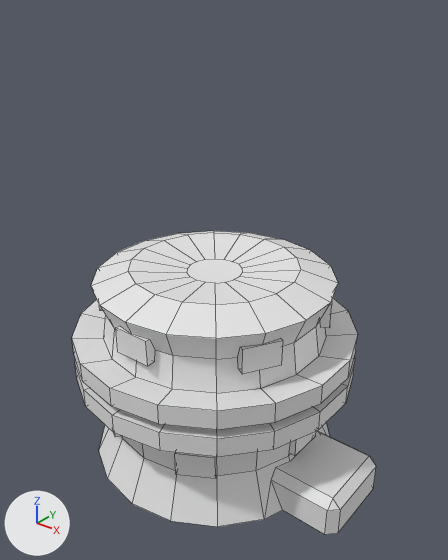
The FBX model Assets/Meshes/base.fbx: old version first, new version second.
Both versions are drawn from a camera (50 mm lens) standing at (0.957, -1.176, 1.298) and looking at (0.031, -0.02, 0.581). Arrows for +X, +Y and +Z are at lower left; the lights stay in place. Mesh edges are drawn as thin lines.

Before the edit, the objects in view are built like this:
```python
me_cube_002 = bpy.data.meshes.new('Cube.002')
me_cube_002.from_pydata(...)  # 384 vertices, 315 faces; spans x -0.405..0.466, y -0.395..0.395, z 0.024..0.606
ob_base = bpy.data.objects.new('Base', me_cube_002)
ob_base.location = (0.0, 0.0, 0.0)
```
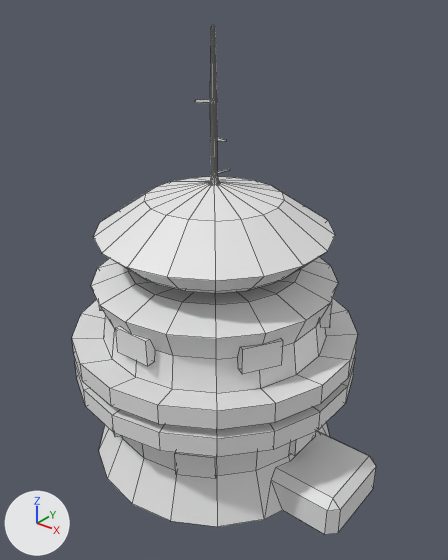
Changed parts and their boxes (x1, y1, x2, y2) in the pictures (448 x 560 px):
'Base', reshaped (68% taller)
    before: (72, 231, 376, 534)
    after: (72, 25, 376, 534)
part 1 of me_cube_002, built on
    before: (187, 259, 243, 283)
    after: (93, 25, 335, 294)

The change, as a list of edits to the scene's bpy script:
```text
Change me_cube_002:
    used by ob_base; location = (0.0, 0.0, 0.0)
    remove me_cube_002.from_pydata(...)  # 384 vertices, 315 faces; spans x -0.405..0.466, y -0.395..0.395, z 0.024..0.606
    add me_cube_002.from_pydata(...)  # 684 vertices, 615 faces; spans x -0.405..0.466, y -0.395..0.395, z 0.024..1.202
    me_cube_002 part 1
    1 face is deleted
    210 vertices are added at x -0.324..0.291, y -0.312..0.312, z 0.63..1.202
    18 new vertices lie (0.0, 0.0, 0.043) away from vertices in x -0.092..0.059, y -0.077..0.077, z 0.587
    36 new vertices lie (0.0, 0.0, 0.008) away from vertices in x -0.024..-0.009, y -0.008..0.008, z 0.941..1.03
    18 new vertices lie (0.0, 0.0, -0.08) away from vertices in x -0.024..-0.009, y -0.008..0.008, z 0.941
    18 new vertices lie (0.0, 0.0, -0.006) away from vertices in x -0.024..-0.009, y -0.008..0.008, z 0.861
    301 new faces join them
```
